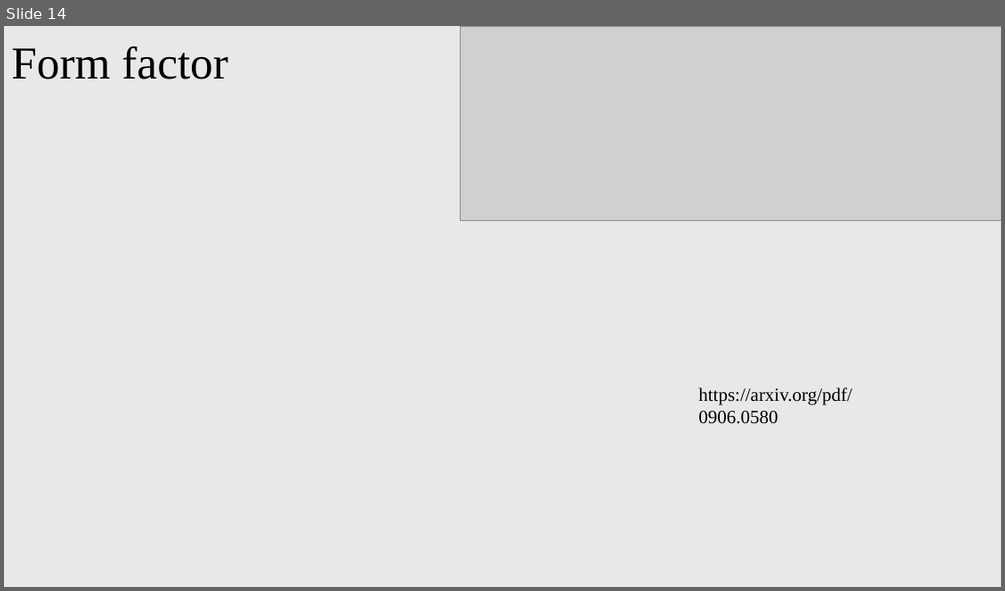
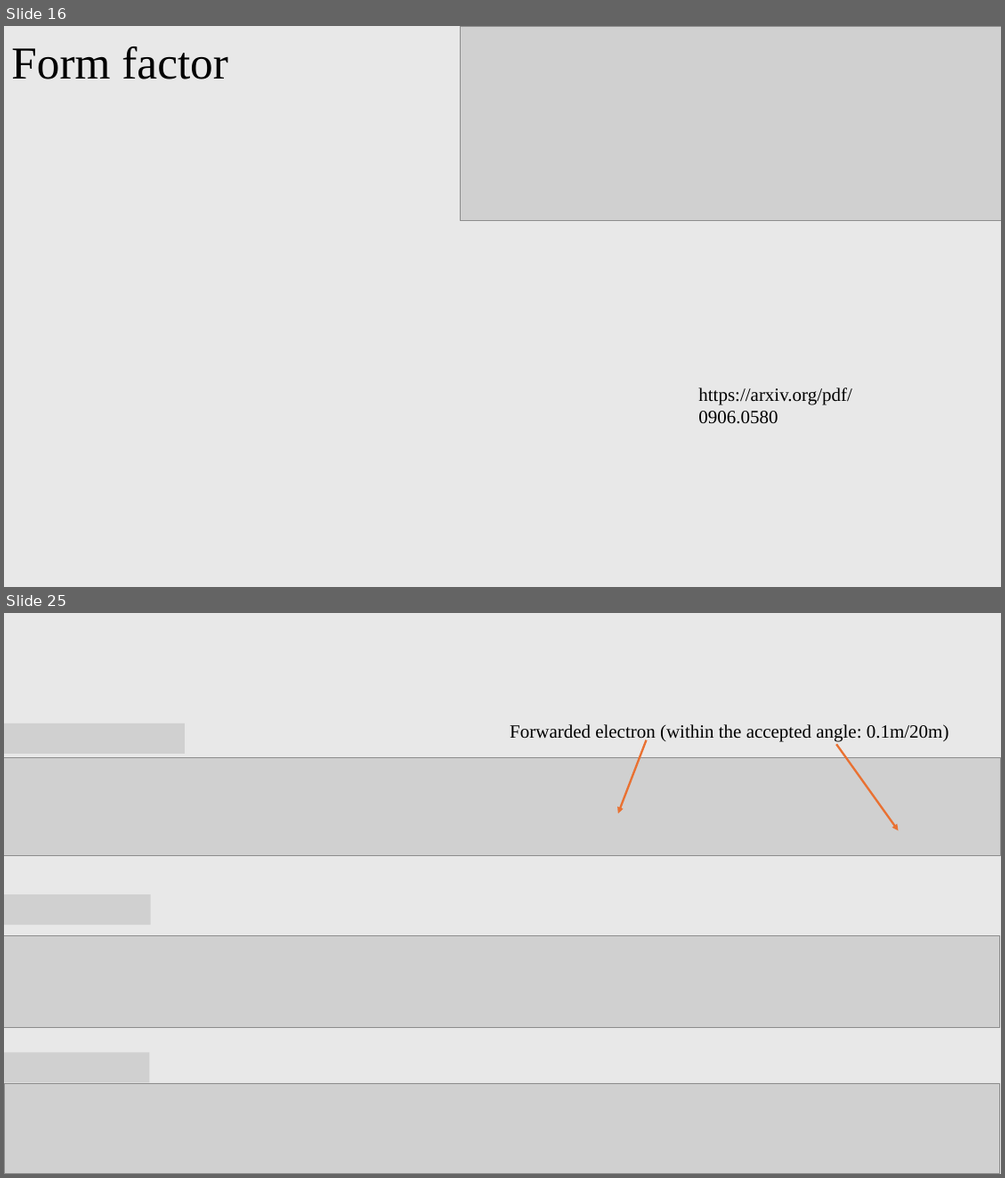
Before and after one commit to PeiranLi001/mCP_BDX, a slide deck: presentation/mCP_BDX.pptx. Shown one above the other, each under a label of ours: slide 14 before the commit, slides 16 and 25 after it; the slides between them are not shown. The pictures are 1005x591 and 1005x1178 pixels, drawn with LibreOffice and Linux fonts; fonts in the diff are those of the drawing; grey boxes stand for pictures. Boxes give left, top, right and bottom in pixels: in the first picture for what was removed or moved away, otherwise in the second. Text is boxed around its words. In the diff, an @@ line names an element or a change of style, - is before the commit and + after.

```diff
--- a/presentation/mCP_BDX.pptx
+++ b/presentation/mCP_BDX.pptx
@@ slide 25 added at [4, 613, 1001, 1174], background #E8E8E8 @@
@@ picture added at [4, 723, 185, 754] @@
@@ text added at [510, 724, 949, 742], 18 pt, text #000000 @@
+Forwarded electron (within the accepted angle: 0.1m/20m)
@@ arrow added from (647, 740) to (618, 813), #E97132 2 pt @@
@@ arrow added from (836, 744) to (898, 831), #E97132 2 pt @@
@@ picture added at [4, 757, 1001, 855] @@
@@ picture added at [4, 894, 151, 925] @@
@@ picture added at [4, 936, 1000, 1027] @@
@@ picture added at [4, 1052, 150, 1082] @@
@@ picture added at [4, 1083, 1000, 1174] @@
@@ what was slide 14 is now slide 16 @@
```
Also in this commit, not shown: 4 slides changed, 13 other slides added, 5 other files.
